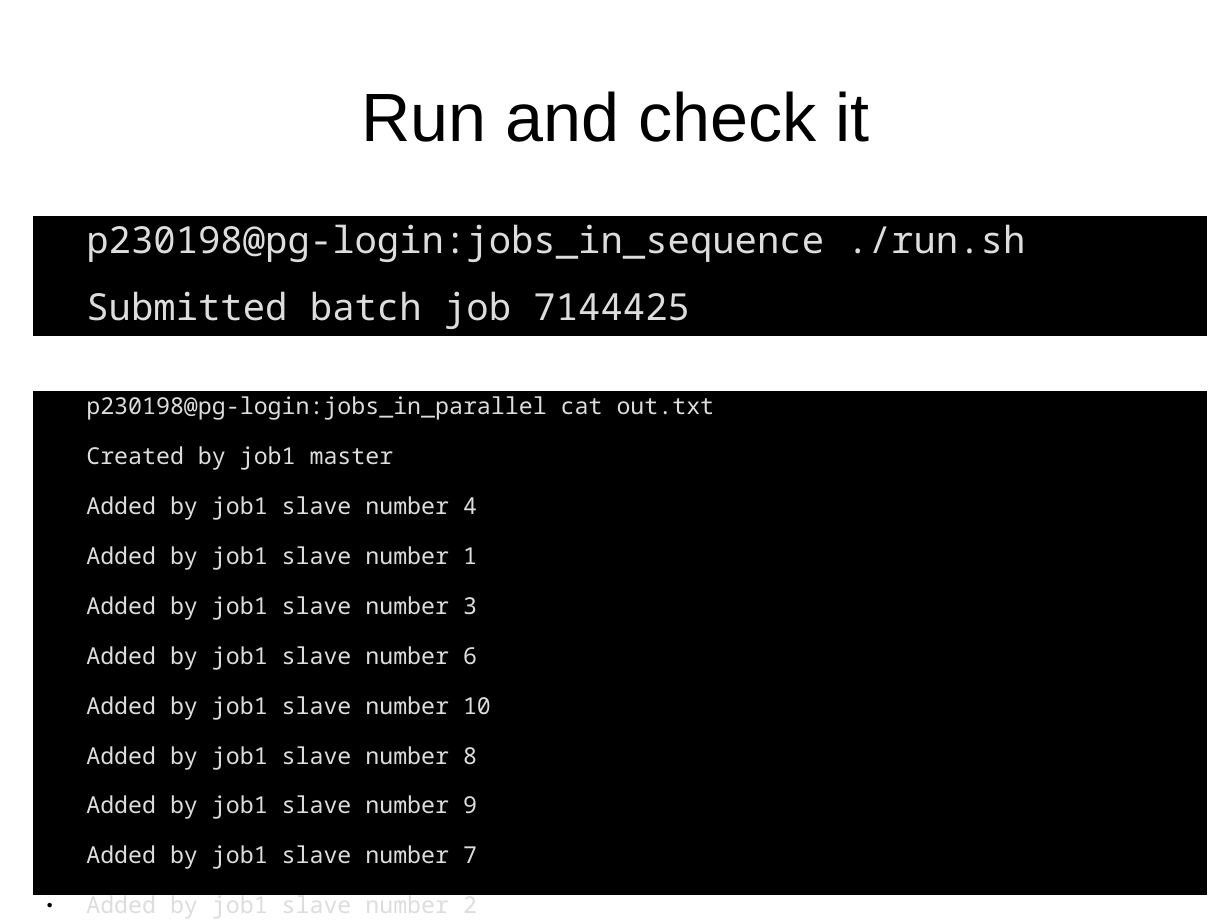
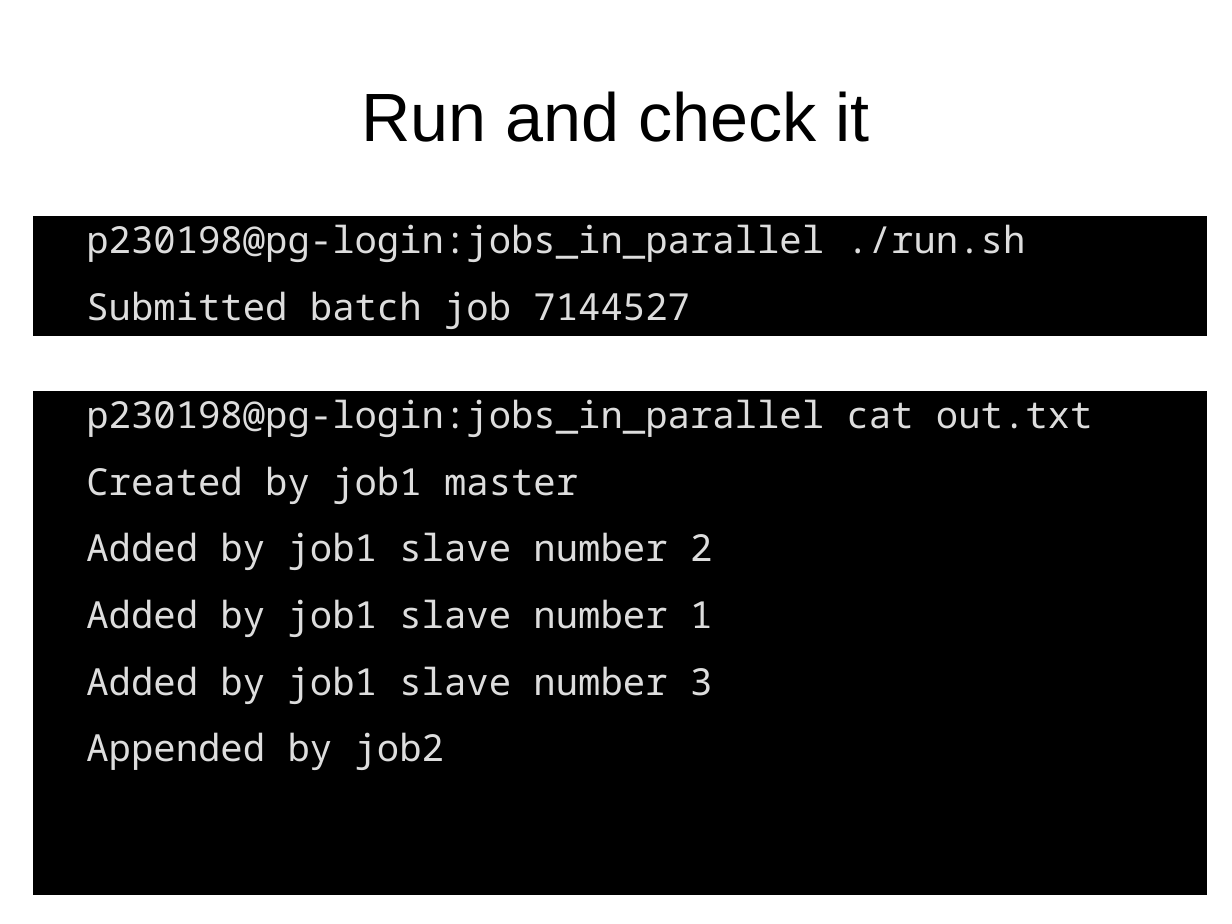
Before and after one commit to richelbilderbeek/peregrine, a slide deck: slide 16 of ParallelComputation.odp (slide 14 before the commit). Drawn at 1232x924 pixels with LibreOffice and Linux fonts; fonts in the diff are those of the drawing. Boxes give left, top, right and bottom in pixels: in the first picture for what was removed or moved away, otherwise in the second. Text is boxed around its words. In the diff, an @@ line names an element or a change of style, - is before the commit and + after.

Commit message:
Work on presentation

```diff
--- a/ParallelComputation.odp
+++ b/ParallelComputation.odp
@@ text at (x1=86, y1=224, x2=1026, y2=329): text changed @@
-p230198@pg-login:jobs_in_sequence ./run.sh
-● Submitted batch job 7144425
+p230198@pg-login:jobs_in_parallel ./run.sh
+● Submitted batch job 7144527
@@ text at (x1=86, y1=399, x2=1093, y2=770): size 15 to 24 pt in "p230198@pg-login:jobs_in_parallel cat out.txt", "Created by job1 master", "Added by job1 slave number 1", "Added by job1 slave number 3" and 1 more places @@
@@ text at (x1=86, y1=532, x2=712, y2=570): text changed; size 15 to 24 pt @@
-● Added by job1 slave number 4
+● Added by job1 slave number 2
@@ text at (x1=86, y1=646, x2=491, y2=895): paragraphs removed @@
-● Added by job1 slave number 6
-● Added by job1 slave number 10
-● Added by job1 slave number 8
-● Added by job1 slave number 9
-● Added by job1 slave number 7
-● Added by job1 slave number 2
-● Added by job1 slave number 5
```
Also in this commit, not shown: 5 other slides changed, 5 slides added, 1 other file.
